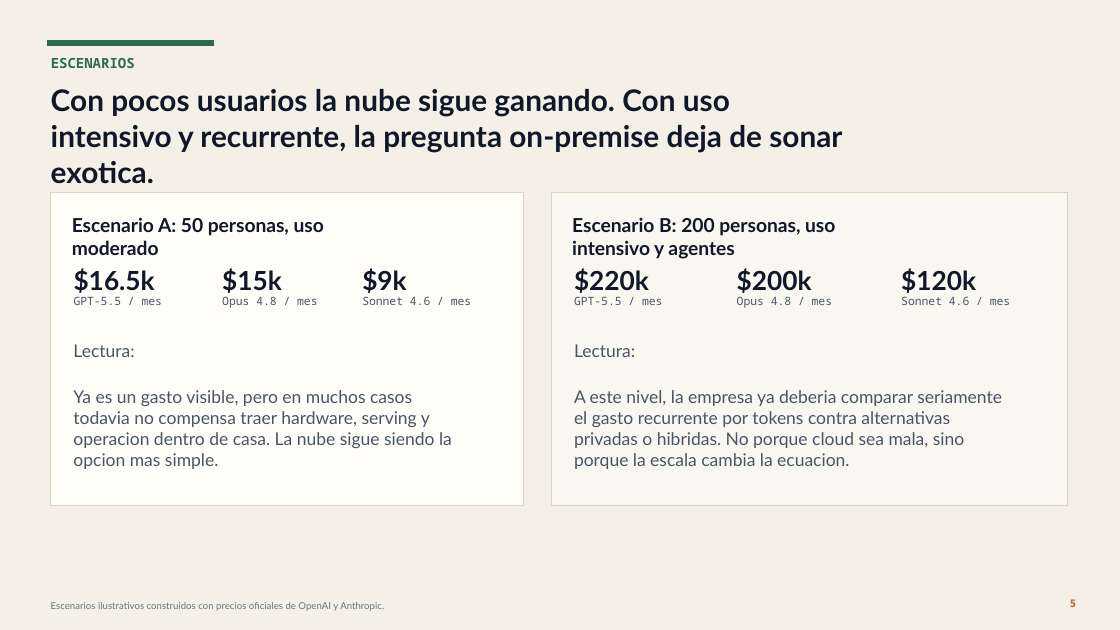
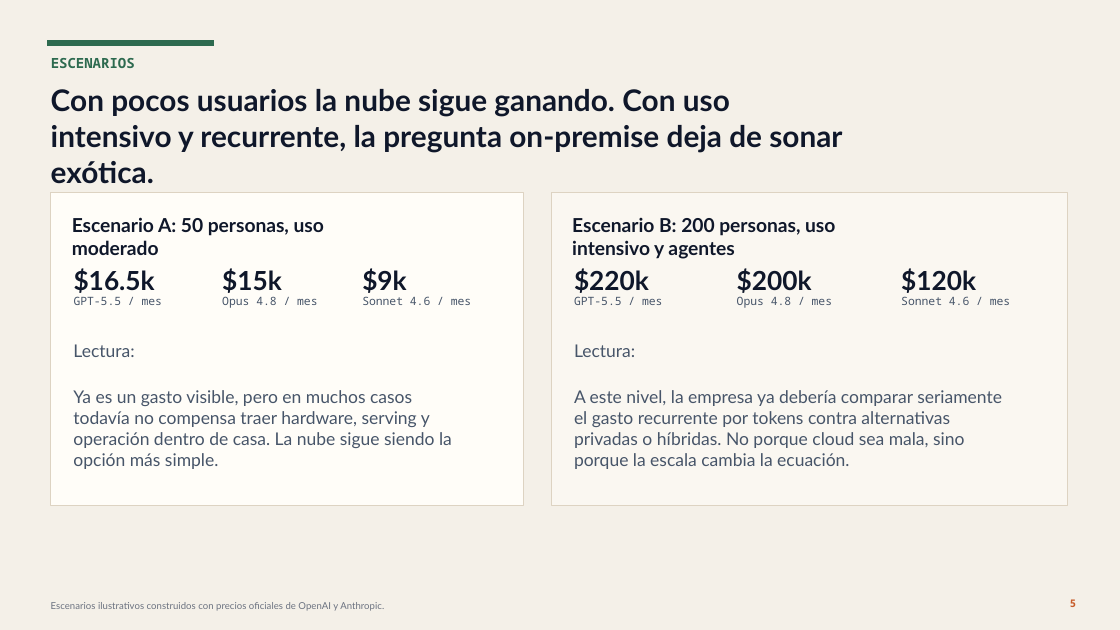
Before and after one commit to Maku-alt/charlas, a slide deck: slide 5 of El Eterno Retorno/El-Eterno-Retorno.pptx. Drawn at 1120x630 pixels with LibreOffice and Linux fonts; fonts in the diff are those of the drawing. Boxes give left, top, right and bottom in pixels: in the first picture for what was removed or moved away, otherwise in the second. Text is boxed around its words. In the diff, an @@ line names an element or a change of style, - is before the commit and + after.

```diff
--- a/El Eterno Retorno/El-Eterno-Retorno.pptx
+++ b/El Eterno Retorno/El-Eterno-Retorno.pptx
@@ text at bbox=[51, 89, 842, 184]: text changed @@
-Con pocos usuarios la nube sigue ganando. Con uso intensivo y recurrente, la pregunta on-premise deja de sonar exotica.
+Con pocos usuarios la nube sigue ganando. Con uso intensivo y recurrente, la pregunta on-premise deja de sonar exótica.
@@ text at bbox=[73, 390, 452, 469]: text changed @@
-Ya es un gasto visible, pero en muchos casos todavia no compensa traer hardware, serving y operacion dentro de casa. La nube sigue siendo la opcion mas simple.
+Ya es un gasto visible, pero en muchos casos todavía no compensa traer hardware, serving y operación dentro de casa. La nube sigue siendo la opción más simple.
@@ text at bbox=[574, 390, 1002, 469]: text changed @@
-A este nivel, la empresa ya deberia comparar seriamente el gasto recurrente por tokens contra alternativas privadas o hibridas. No porque cloud sea mala, sino porque la escala cambia la ecuacion.
+A este nivel, la empresa ya debería comparar seriamente el gasto recurrente por tokens contra alternativas privadas o híbridas. No porque cloud sea mala, sino porque la escala cambia la ecuación.
```
Also in this commit, not shown: 8 other slides changed, 1 slide added, 16 other files.
